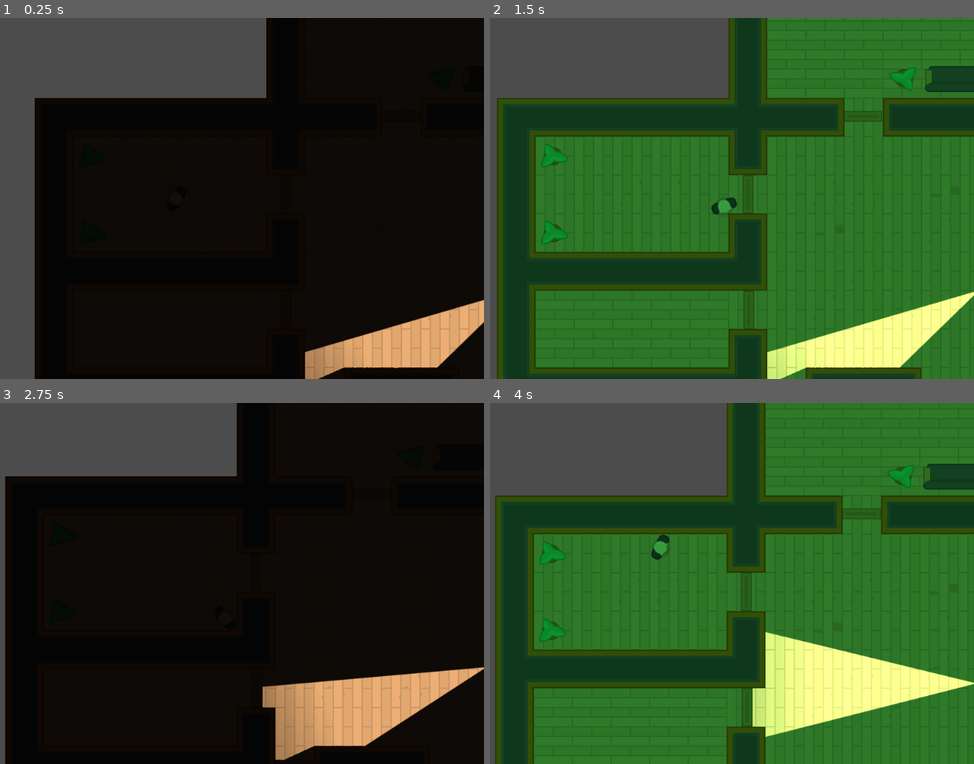
Above: before the commit, frames 1-4 (two rows, left to right).
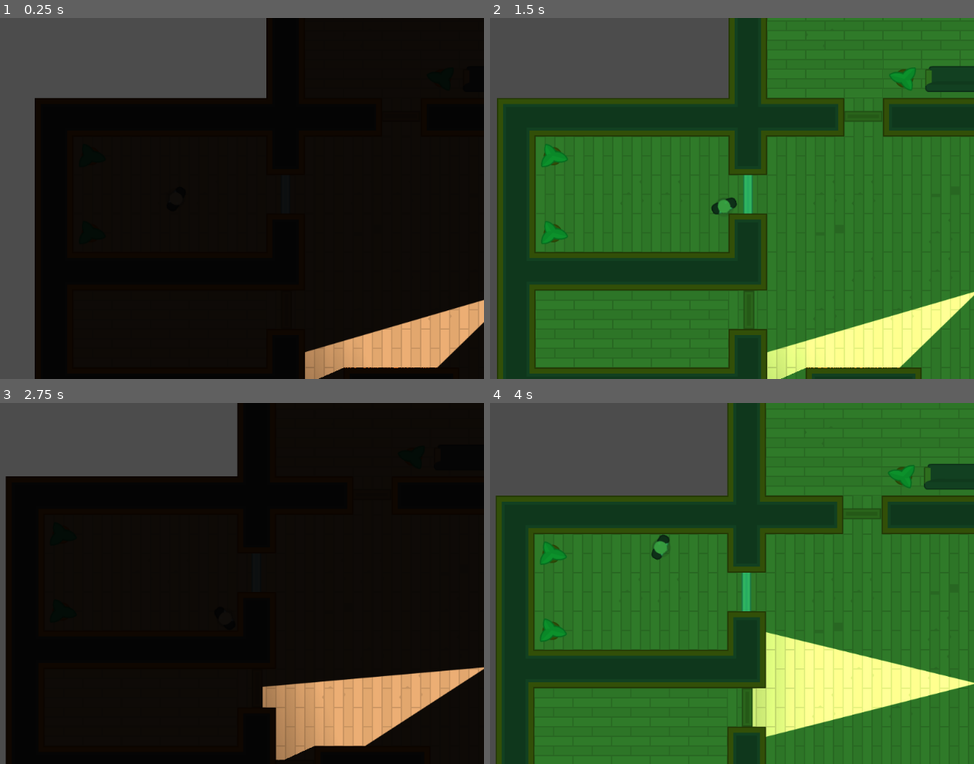
Above: after the commit, the same moments.

Repository: andrearomagnoli/godot-heist-meisters
Game: Godot game, scene res://Levels/Level1.tscn
The game is run twice, just before and just after one commit, with the same random seed, the same clock (stepped at 60 frames per second) and the same inputs.
Inputs (mouse positions are in pixels of both pictures, inside the frame that each line leads up to):
- Up to frame 1 (0.25 s): no input
- Up to frame 2 (1.5 s): tap Enter at 0.5 s; move the mouse to (775, 194) at 0.52 s; hold D (move_right) 0.53-1.28 s; tap F (toggle_vision_mode) at 0.6, 1.35 s; click (775, 194) at 0.67 s; move the mouse to (765, 310) at 1.27 s; hold S (move_down) from 1.28 s (still down); click (765, 310) at 1.42 s
- Up to frame 3 (2.75 s): move the mouse to (372, 496) at 2.02 s; release S (move_down) at 2.03 s; hold D (move_right) from 2.03 s (still down); tap F (toggle_vision_mode) at 2.1 s; click (372, 496) at 2.17 s
- Up to frame 4 (4 s): move the mouse to (635, 655) at 2.77 s; release D (move_right) at 2.78 s; hold W (move_up) 2.78-3.53 s; tap F (toggle_vision_mode) at 2.85, 3.6 s; click (635, 655) at 2.92 s; move the mouse to (848, 637) at 3.52 s; hold A (move_left) from 3.53 s (still down); click (848, 637) at 3.67 s

The runs differ from the first frame. In frame 2, 0.3% of the frame differs, in the area x 52-93%, y 43-100%; in frame 3, 0.2%; in frame 4, 0.8%, in the area x 1-97%, y 0-100%.

Commit message:
Numpad is now working

Diff:
--- a/Doors/Door.gd
+++ b/Doors/Door.gd
@@ -2,6 +2,8 @@
 
 const PLAYER = 1
 const NPC = 4
+
+onready var animation = $AnimationPlayer
 
 var can_click = false
 
@@ -24,4 +26,4 @@
 
 
 func open():
-	$AnimationPlayer.play("Open")
+	animation.play("Open")
--- /dev/null
+++ b/Doors/LockedDoor.gd
@@ -0,0 +1,20 @@
+extends "res://Doors/Door.gd"
+
+onready var numpad = $CanvasLayer/Numpad
+onready var timer = $Timer
+
+
+func _on_Door_body_exited(body):
+	._on_Door_body_exited(body)
+	if body.collision_layer == PLAYER:
+		numpad.hide()
+
+
+func _on_Door_input_event(viewport, event, shape_idx):
+	if Input.is_mouse_button_pressed(BUTTON_LEFT) and can_click:
+		numpad.popup_centered()
+
+
+func _on_Numpad_combination_correct():
+	open()
+	numpad.hide()
--- /dev/null
+++ b/Doors/LockedDoor.tscn
@@ -0,0 +1,19 @@
+[gd_scene load_steps=5 format=2]
+
+[ext_resource path="res://Doors/Door.tscn" type="PackedScene" id=1]
+[ext_resource path="res://Interface/Numpad.tscn" type="PackedScene" id=2]
+[ext_resource path="res://GFX/PNG/Tiles/tile_463.png" type="Texture" id=3]
+[ext_resource path="res://Doors/LockedDoor.gd" type="Script" id=4]
+
+[node name="LockedDoor" instance=ExtResource( 1 )]
+script = ExtResource( 4 )
+
+[node name="DoorSprite" parent="." index="1"]
+texture = ExtResource( 3 )
+
+[node name="CanvasLayer" type="CanvasLayer" parent="." index="4"]
+
+[node name="Numpad" parent="CanvasLayer" index="0" instance=ExtResource( 2 )]
+margin_right = 300.0
+margin_bottom = 400.0
+[connection signal="combination_correct" from="CanvasLayer/Numpad" to="." method="_on_Numpad_combination_correct"]
--- /dev/null
+++ b/Interface/Numpad.gd
@@ -0,0 +1,68 @@
+extends Popup
+
+var combination = [0, 4, 5, 1]
+var guess = []
+var status_light_red = preload("res://GFX/Interface/PNG/dotRed.png")
+var status_light_green = preload("res://GFX/Interface/PNG/dotGreen.png")
+
+onready var display = $VBoxContainer/DisplayContainer/Display
+onready var light = $VBoxContainer/ButtonContainer/GridContainer/StatusLight
+onready var grid_container = $VBoxContainer/ButtonContainer/GridContainer
+onready var audio = $AudioStreamPlayer
+onready var status_light = $VBoxContainer/ButtonContainer/GridContainer/StatusLight
+onready var timer = $Timer
+
+signal combination_correct
+
+
+func _ready():
+	connect_buttons()
+	reset_lock()
+
+
+func connect_buttons():
+	for child in grid_container.get_children():
+		if child is Button:
+			child.connect('pressed', self, 'Button_pressed', [child.text])
+
+
+func Button_pressed(button):
+	if button == 'ok':
+		check_guess()
+	else:
+		enter(int(button))
+		audio.stream = load('res://SFX/twoTone1.ogg')
+		audio.play()
+
+
+func check_guess():
+	if guess == combination:
+		audio.stream = load('res://SFX/threeTone1.ogg')
+		audio.play()
+		status_light.texture = status_light_green
+		timer.start()
+	else:
+		audio.stream = load('res://SFX/twoTone1.ogg')
+		audio.play()
+		reset_lock()
+
+
+func enter(button):
+	guess.append(button)
+	update_display()
+
+
+func update_display():
+	display.text = PoolStringArray(guess).join('')
+
+
+func reset_lock():
+	status_light.texture = status_light_red
+	display.text == ''
+	guess.clear()
+	update_display()
+
+
+func _on_Timer_timeout():
+	emit_signal('combination_correct')
+	reset_lock()
--- a/Interface/Numpad.tscn
+++ b/Interface/Numpad.tscn
@@ -10,6 +10,7 @@
 [ext_resource path="res://Interface/button_pressed_style.tres" type="StyleBox" id=8]
 [ext_resource path="res://Interface/button_normal_style.tres" type="StyleBox" id=9]
 [ext_resource path="res://Interface/button_hover_style.tres" type="StyleBox" id=10]
+[ext_resource path="res://Interface/Numpad.gd" type="Script" id=11]
 
 [sub_resource type="DynamicFont" id=1]
 size = 18
@@ -42,11 +43,11 @@
 region_rect = Rect2( 0, 0, 100, 100 )
 
 [node name="Numpad" type="Popup"]
-visible = true
 margin_right = 40.0
 margin_bottom = 40.0
 rect_min_size = Vector2( 300, 400 )
 theme = SubResource( 2 )
+script = ExtResource( 11 )
 __meta__ = {
 "_edit_use_anchors_": false
 }
@@ -81,8 +82,8 @@
 margin_bottom = 100.0
 
 [node name="NinePatchRect" type="NinePatchRect" parent="VBoxContainer/DisplayContainer"]
-margin_left = 14.0
-margin_right = 264.0
+margin_left = 15.0
+margin_right = 265.0
 margin_bottom = 100.0
 rect_min_size = Vector2( 250, 100 )
 texture = ExtResource( 2 )
@@ -91,11 +92,12 @@
 patch_margin_right = 4
 patch_margin_bottom = 4
 
-[node name="Label" type="Label" parent="VBoxContainer/DisplayContainer"]
+[node name="Display" type="Label" parent="VBoxContainer/DisplayContainer"]
 margin_left = 98.0
 margin_top = 39.0
 margin_right = 182.0
 margin_bottom = 60.0
+size_flags_horizontal = 3
 custom_colors/font_color = Color( 0, 0, 0, 1 )
 text = "DISPLAY"
 
@@ -203,3 +205,9 @@
 custom_styles/pressed = SubResource( 4 )
 custom_styles/normal = SubResource( 5 )
 text = "ok"
+
+[node name="AudioStreamPlayer" type="AudioStreamPlayer" parent="."]
+
+[node name="Timer" type="Timer" parent="."]
+one_shot = true
+[connection signal="timeout" from="Timer" to="." method="_on_Timer_timeout"]
--- a/Levels/Level1.tscn
+++ b/Levels/Level1.tscn
@@ -1,9 +1,10 @@
-[gd_scene load_steps=5 format=2]
+[gd_scene load_steps=6 format=2]
 
 [ext_resource path="res://Levels/TemplateLevel.tscn" type="PackedScene" id=1]
 [ext_resource path="res://Characters/NPCs/Camera.tscn" type="PackedScene" id=2]
 [ext_resource path="res://Characters/Guard.tscn" type="PackedScene" id=3]
 [ext_resource path="res://Doors/Door.tscn" type="PackedScene" id=4]
+[ext_resource path="res://Doors/LockedDoor.tscn" type="PackedScene" id=5]
 
 [node name="Level1" instance=ExtResource( 1 )]
 
@@ -74,27 +75,27 @@
 [node name="Door" parent="Doors" index="0" instance=ExtResource( 4 )]
 position = Vector2( -96.2752, 95.9415 )
 
-[node name="Door5" parent="Doors" index="1" instance=ExtResource( 4 )]
-position = Vector2( -159.812, -224.293 )
-rotation = 1.5708
-
-[node name="Door6" parent="Doors" index="2" instance=ExtResource( 4 )]
+[node name="Door6" parent="Doors" index="1" instance=ExtResource( 4 )]
 position = Vector2( -158.571, -32.0917 )
 rotation = 1.5708
 
-[node name="Door7" parent="Doors" index="3" instance=ExtResource( 4 )]
+[node name="Door7" parent="Doors" index="2" instance=ExtResource( 4 )]
 position = Vector2( 96.8281, 415.915 )
 rotation = 1.5708
 
-[node name="Door8" parent="Doors" index="4" instance=ExtResource( 4 )]
-position = Vector2( 481.319, 351.731 )
+[node name="Door2" parent="Doors" index="3" instance=ExtResource( 4 )]
+position = Vector2( 31.1478, -353.953 )
+
+[node name="Door3" parent="Doors" index="4" instance=ExtResource( 4 )]
+position = Vector2( 352.065, -353.953 )
+
+[node name="Door4" parent="Doors" index="5" instance=ExtResource( 4 )]
+position = Vector2( 799.462, -160.459 )
+
+[node name="LockedDoor" parent="LockedDoors" index="0" instance=ExtResource( 5 )]
+position = Vector2( 479.937, 351.742 )
 rotation = 1.5708
 
-[node name="Door2" parent="Doors" index="5" instance=ExtResource( 4 )]
-position = Vector2( 31.1478, -353.953 )
-
-[node name="Door3" parent="Doors" index="6" instance=ExtResource( 4 )]
-position = Vector2( 352.065, -353.953 )
-
-[node name="Door4" parent="Doors" index="7" instance=ExtResource( 4 )]
-position = Vector2( 799.462, -160.459 )
+[node name="LockedDoor2" parent="LockedDoors" index="1" instance=ExtResource( 5 )]
+position = Vector2( -160.05, -224.266 )
+rotation = 1.5708
--- a/Levels/TemplateLevel.tscn
+++ b/Levels/TemplateLevel.tscn
@@ -296,3 +296,5 @@
 [node name="Guards" type="Node" parent="."]
 
 [node name="Doors" type="Node" parent="."]
+
+[node name="LockedDoors" type="Node" parent="."]
Not shown: 1 places in Interface/Numpad.tscn that only renumber resources
Not shown, changed: SFX/threeTone1.ogg.import
Not shown, changed: SFX/twoTone1.ogg.import
